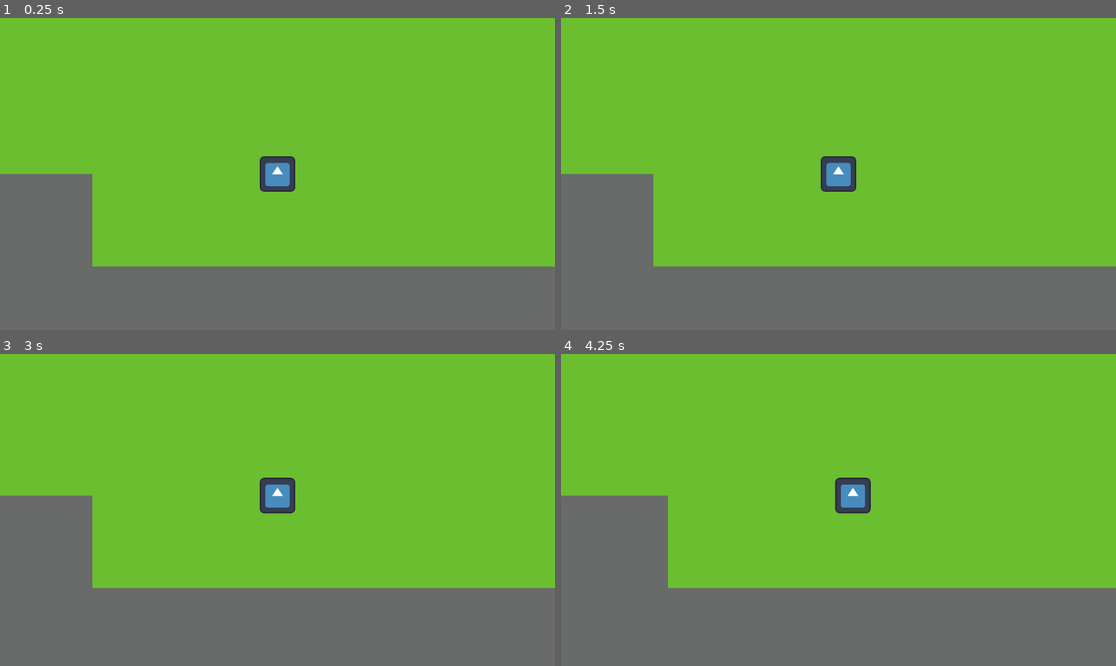
Above: before the commit, frames 1-4 (two rows, left to right).
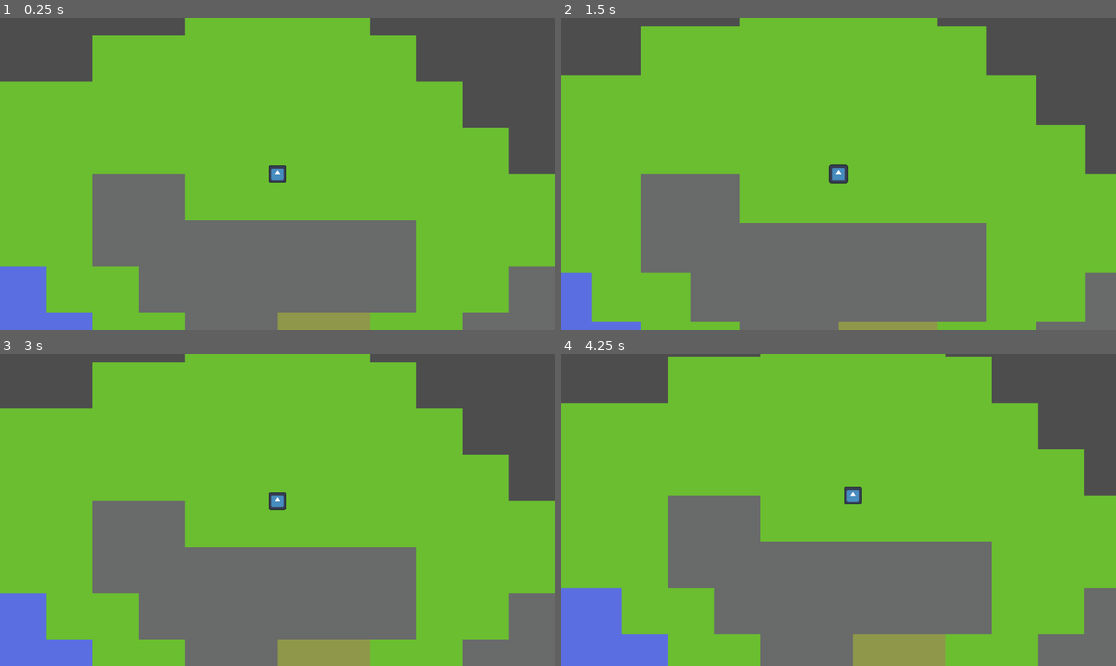
Above: after the commit, the same moments.

Repository: johannfh/RiftStrike
Game: Godot game, scene res://scenes/World.tscn
The game is run twice, just before and just after one commit, with the same random seed, the same clock (stepped at 60 frames per second) and the same inputs. The engine's default icon, where the game draws it, is replaced by a stand-in: a white triangle on a blue panel in a dark square.
Inputs (mouse positions are in pixels of both pictures, inside the frame that each line leads up to):
- Up to frame 1 (0.25 s): no input
- Up to frame 2 (1.5 s): tap Enter at 0.5 s; move the mouse to (960, 158) at 0.52 s; hold Shift (shift) 0.53-1.28 s; tap Mouse wheel up (zoom_in, bound only after the commit) at 0.8, 1.35 s; tap Space at 1.25 s; move the mouse to (727, 189) at 1.27 s
- Up to frame 3 (3 s): tap Mouse wheel down (zoom_out, bound only after the commit) at 1.55, 2.1 s; tap Enter at 2 s; move the mouse to (333, 441) at 2.02 s; hold Shift (shift) 2.03-2.78 s; tap Space at 2.75 s; move the mouse to (249, 572) at 2.77 s; tap S (camera_down) at 2.85 s
- Up to frame 4 (4.25 s): tap Mouse wheel up (zoom_in, bound only after the commit) at 3.05 s; move the mouse to (1005, 556) at 3.52 s; tap A (camera_left) at 3.6 s; tap Mouse wheel down (zoom_out, bound only after the commit) at 3.8 s

The runs differ from the first frame. In frame 1, 40% of the frame differs, in the area x 0-100%, y 0-100%; in frame 2, 36%; in frame 3, 40%; in frame 4, 41%.

Commit message:
smooth camera movement and zoom

Diff:
--- a/project.godot
+++ b/project.godot
@@ -14,10 +14,6 @@
 run/main_scene="res://scenes/World.tscn"
 config/features=PackedStringArray("4.3", "Forward Plus")
 config/icon="res://icon.svg"
-
-[display]
-
-window/size/mode=3
 
 [input]
 
@@ -55,3 +51,17 @@
 "events": [Object(InputEventKey,"resource_local_to_scene":false,"resource_name":"","device":-1,"window_id":0,"alt_press …(195 unchanged characters)…
 ]
 }
+zoom_in={
+"deadzone": 0.5,
+"events": [Object(InputEventMouseButton,"resource_local_to_scene":false,"resource_name":"","device":-1,"window_id":0,"alt_pressed":false,"shift_pressed":false,"ctrl_pressed":false,"meta_pressed":false,"button_mask":8,"position":Vector2(232, 17),"global_position":Vector2(241, 63),"factor":1.0,"button_index":4,"canceled":false,"pressed":true,"double_click":false,"script":null)
+]
+}
+zoom_out={
+"deadzone": 0.5,
+"events": [Object(InputEventMouseButton,"resource_local_to_scene":false,"resource_name":"","device":-1,"window_id":0,"alt_pressed":false,"shift_pressed":false,"ctrl_pressed":false,"meta_pressed":false,"button_mask":16,"position":Vector2(172, 9),"global_position":Vector2(181, 55),"factor":1.0,"button_index":5,"canceled":false,"pressed":true,"double_click":false,"script":null)
+]
+}
+
+[rendering]
+
+textures/canvas_textures/default_texture_filter=0
--- a/scenes/World.tscn
+++ b/scenes/World.tscn
@@ -37,8 +37,11 @@
 script = ExtResource("1_1lukw")
 
 [node name="Camera" type="Camera2D" parent="."]
-zoom = Vector2(3, 3)
+zoom = Vector2(1.5, 1.5)
+position_smoothing_enabled = true
+position_smoothing_speed = 10.0
 script = ExtResource("2_12qvs")
+camera_move_speed = 300
 
 [node name="TileMapLayer" type="TileMapLayer" parent="."]
 tile_map_data = PackedByteArray("AAACAAIAAAAAAAAAAAAGAAIAAAAAAAAAAAD6//7/AAABAAAAAAD+/wIAAAAAAAAAAAD6/wIAAAAAAAEAAAD+// …(2976 unchanged characters)…
--- a/scenes/camera.gd
+++ b/scenes/camera.gd
@@ -1,6 +1,7 @@
 extends Camera2D
 
 @export_range(10, 500, 1) var camera_move_speed = 150
+@export_range(0, 1, 0.001) var zoom_sensitivity = 0.05
 
 signal move_command(target: Vector2, append: bool)
 
@@ -17,3 +18,13 @@
 		var appendCommand = Input.is_action_pressed("shift")
 		var mouseGlobalPos = get_viewport().get_final_transform().basis_xform_inv(get_global_mouse_position())
 		move_command.emit(mouseGlobalPos, appendCommand)
+
+	var zoom_in = Input.is_action_just_released("zoom_in")
+	var zoom_out = Input.is_action_just_released("zoom_out")
+
+	var zoom_direction = int(zoom_in) - int(zoom_out)
+
+	if zoom_direction != 0:
+		print(zoom_direction)
+		zoom.x += zoom_direction * zoom_sensitivity
+		zoom.y += zoom_direction * zoom_sensitivity
